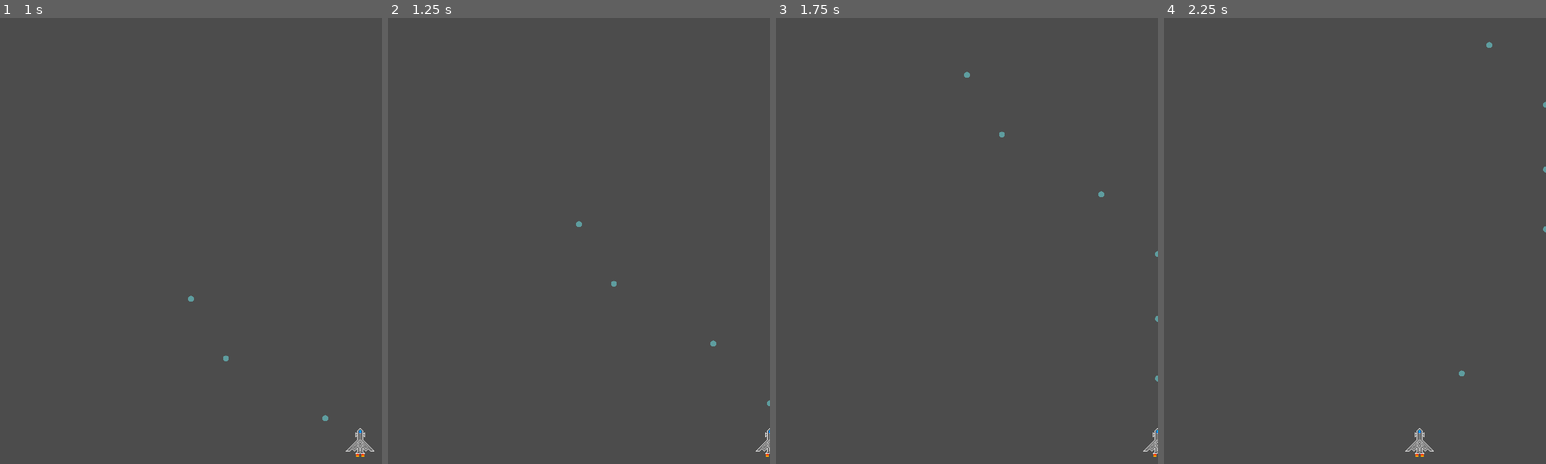
Above: before the commit, frames 1-4 (left to right).
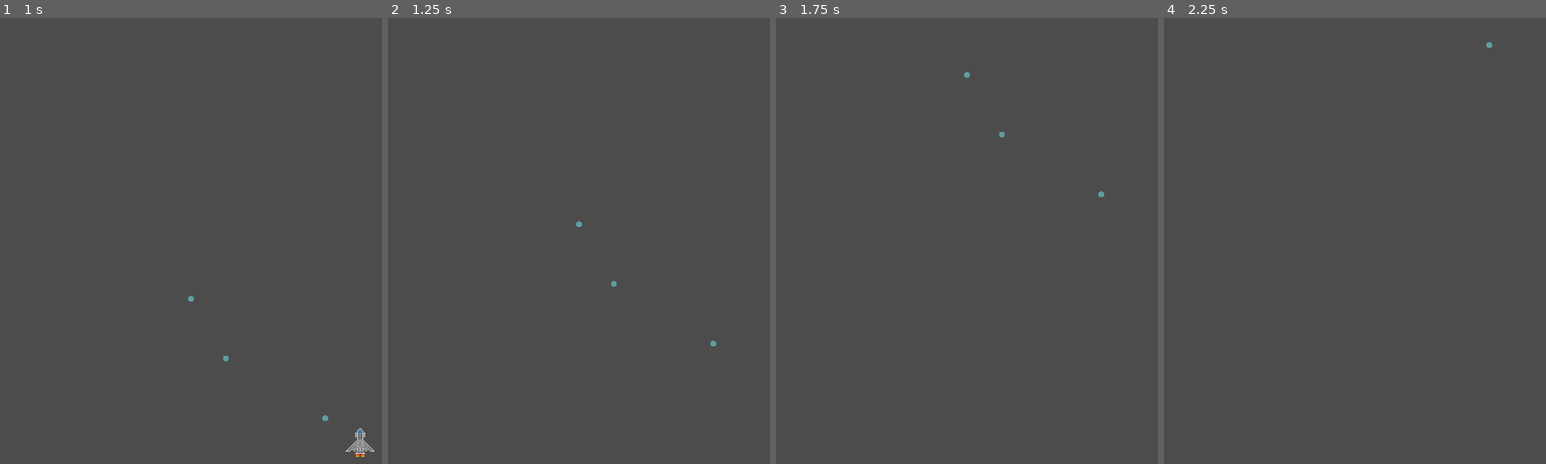
Above: after the commit, the same moments.

Repository: CAABAG/Pixel-Invaders
Game: Godot game, scene res://res/scenes/Main.tscn
The game is run twice, just before and just after one commit, with the same random seed, the same clock (stepped at 60 frames per second) and the same inputs. The project has no main scene, so this scene is started directly.
Inputs (mouse positions are in pixels of both pictures, inside the frame that each line leads up to):
- Up to frame 1 (1 s): tap Enter at 0.5 s; move the mouse to (275, 232) at 0.52 s; hold Right (ui_right) from 0.53 s (still down); hold Ctrl from 0.53 s (still down); click (275, 232) at 0.67 s; tap Space at 0.77 s
- Up to frame 2 (1.25 s): keep holding Right (ui_right); keep holding Ctrl
- Up to frame 3 (1.75 s): move the mouse to (890, 281) at 1.27 s; release Right (ui_right) at 1.28 s; release Ctrl at 1.28 s; hold Left (ui_left) from 1.28 s (still down); tap Ctrl at 1.35 s; tap Space at 1.52 s
- Up to frame 4 (2.25 s): move the mouse to (1393, 151) at 2.02 s; release Left (ui_left) at 2.03 s; hold Right (ui_right) from 2.03 s (still down); hold Ctrl from 2.03 s (still down)

Frame 1 is identical in both runs. In frame 2, less than 0.1% of the frame differs, in the area x 96-100%, y 85-99%; in frame 3, 0.1%; in frame 4, 0.2%, in the area x 63-100%, y 18-99%.

Commit message:
Kill player on out of bounds

Diff:
--- a/res/scenes/Player.tscn
+++ b/res/scenes/Player.tscn
@@ -26,3 +26,5 @@
 polygon = PoolVector2Array( -0.110153, -24.8349, -7.97627, -18.2798, -8.16356, -2.73486, -27.0797, 15.8067, -10.5983, 15.6194, -10.7856, 24.422, 10.1907, 23.8601, 10.0034, 16.3685, 27.0467, 15.8067, 8.6924, -3.10944, 8.87968, -17.7179 )
 
 [node name="Bullet" parent="." instance=ExtResource( 3 )]
+
+[connection signal="player_hit" from="." to="." method="_on_Player_player_hit"]
--- a/src/Player.gd
+++ b/src/Player.gd
@@ -1,4 +1,6 @@
 extends Area2D
+
+signal player_hit
 
 var screen_size
 var movement = 0
@@ -67,6 +69,9 @@
 	process_side_movement(is_right_pressed, Direction.RIGHT)
 	process_side_movement(is_left_pressed, Direction.LEFT)
 	process_no_movement(is_right_pressed, is_left_pressed)
+	if (get_global_position().x <= 0 or get_global_position().x >= screen_size.x or
+		get_global_position().y <= 0 or get_global_position().y >= screen_size.y):
+			emit_signal("player_hit")
 
 func _process(delta):
 	process_movement()
@@ -75,3 +80,6 @@
 	position.x = clamp(position.x, 0, screen_size.x)
 
 	$AnimatedSprite.animation = "default"
+
+func _on_Player_player_hit():
+	queue_free()
